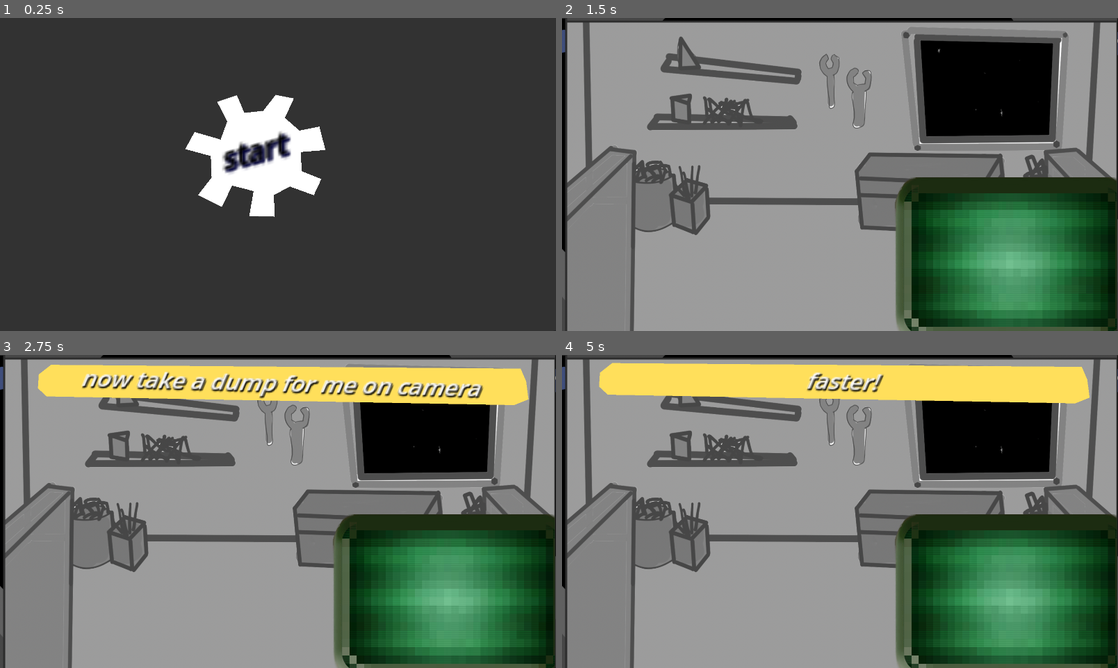
Above: before the commit, frames 1-4 (two rows, left to right).
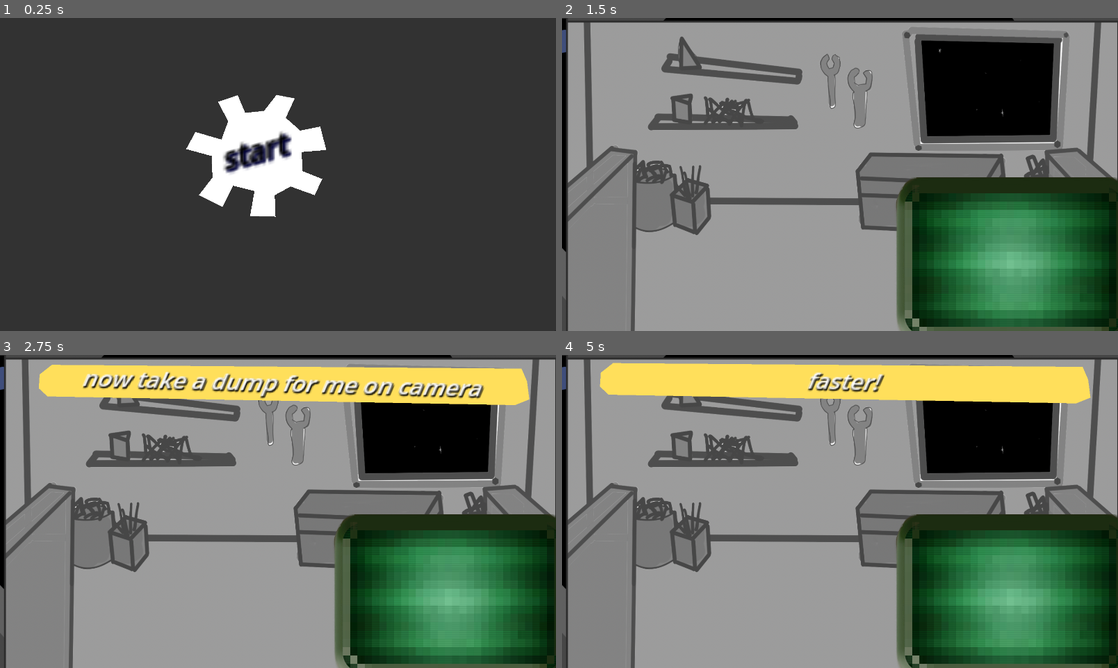
Above: after the commit, the same moments.

Repository: enderpyy/machina
Game: Godot game, scene res://scenes/root.tscn
Same seed, same stepped clock (60 frames per second), same inputs: the game is played once before the commit and once after it.
Inputs (mouse positions are in pixels of both pictures, inside the frame that each line leads up to):
- Up to frame 1 (0.25 s): no input
- Up to frame 2 (1.5 s): tap Enter at 0.5 s; move the mouse to (823, 152) at 0.52 s; hold A (bag) 0.53-1.28 s; click (823, 152) at 0.67 s; move the mouse to (762, 252) at 1.27 s; click (762, 252) at 1.35 s
- Up to frame 3 (2.75 s): move the mouse to (333, 442) at 2.02 s; hold A (bag) from 2.03 s (still down); click (333, 442) at 2.17 s
- Up to frame 4 (5 s): tap Space at 2.75 s; move the mouse to (812, 574) at 2.77 s; release A (bag) at 2.78 s; click (812, 574) at 2.85 s; move the mouse to (1006, 558) at 3.52 s; hold A (bag) 3.53-4.28 s; click (1006, 558) at 3.67 s; tap Enter at 4.25 s; move the mouse to (673, 464) at 4.27 s; click (673, 464) at 4.35 s

The runs differ from the first frame. In frame 1, 0.5% of the frame differs, in the area x 33-59%, y 24-64%; in frame 2, 3.0%; in frame 3, 4.9%, in the area x 0-100%, y 0-100%; in frame 4, 3.2%.

Commit message:
mouse fix

Diff:
--- a/machina/scenes/fnaf_base.tscn
+++ b/machina/scenes/fnaf_base.tscn
@@ -14,11 +14,6 @@
 
 [node name="FNAF_base" type="Node2D"]
 script = ExtResource("1_ksnf0")
-
-[node name="Camera2D" type="Camera2D" parent="."]
-position = Vector2(3, 0)
-scale = Vector2(1, 1)
-offset = Vector2(960, 540)
 
 [node name="bg" type="Sprite2D" parent="."]
 position = Vector2(953, 556)
--- a/machina/scenes/root.tscn
+++ b/machina/scenes/root.tscn
@@ -1,9 +1,8 @@
-[gd_scene load_steps=5 format=3 uid="uid://cwi33bifrml4c"]
+[gd_scene load_steps=4 format=3 uid="uid://cwi33bifrml4c"]
 
 [ext_resource type="Script" uid="uid://bjuelc3l70kh8" path="res://scripts/root.gd" id="1_j5px3"]
 [ext_resource type="PackedScene" uid="uid://bvjv2djhp1wx8" path="res://scenes/mouse.tscn" id="2_twpsu"]
 [ext_resource type="PackedScene" uid="uid://dq011oiegks74" path="res://scenes/main_menu.tscn" id="3_lrqlo"]
-[ext_resource type="PackedScene" uid="uid://d27l8kea2caos" path="res://scenes/fnaf_base.tscn" id="4_sqa0i"]
 
 [node name="root" type="Node2D"]
 script = ExtResource("1_j5px3")
@@ -15,7 +14,3 @@
 [node name="Main Menu" parent="." instance=ExtResource("3_lrqlo")]
 z_index = 1
 z_as_relative = false
-
-[node name="FNAF_base" parent="." instance=ExtResource("4_sqa0i")]
-visible = false
-z_index = -1
--- a/machina/scripts/mouse.gd
+++ b/machina/scripts/mouse.gd
@@ -29,6 +29,7 @@
 
 func _process(_d):
 	if mouse_trapped:
+		prints(get_viewport().get_mouse_position())
 		mouse_delta = get_global_mouse_position() - mouse_movement_center # amount mouse has moved since the previous warp_mouse
 		if mouse_slippery == 1:
 			globals.mpos += mouse_delta # mouse delta filled by _input
